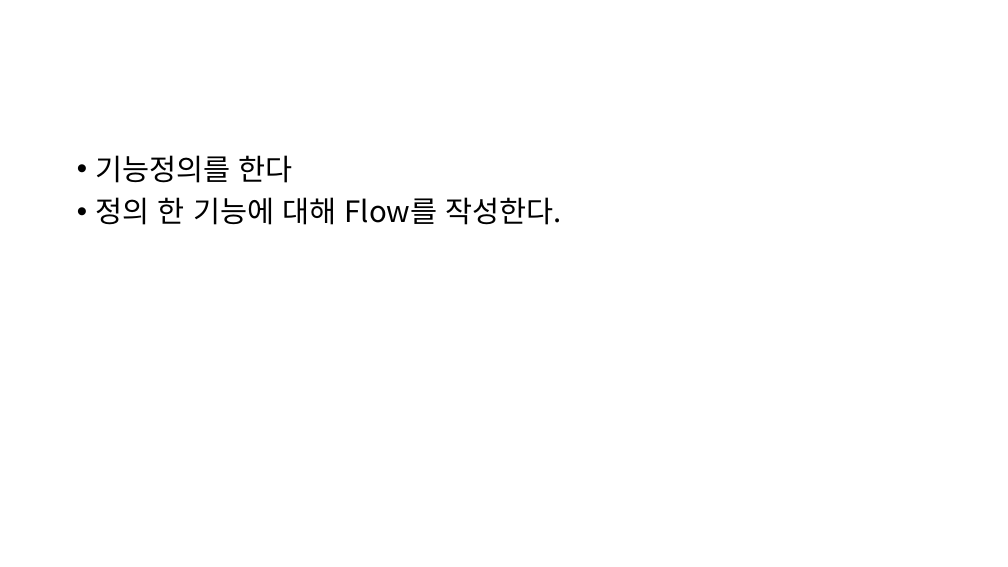
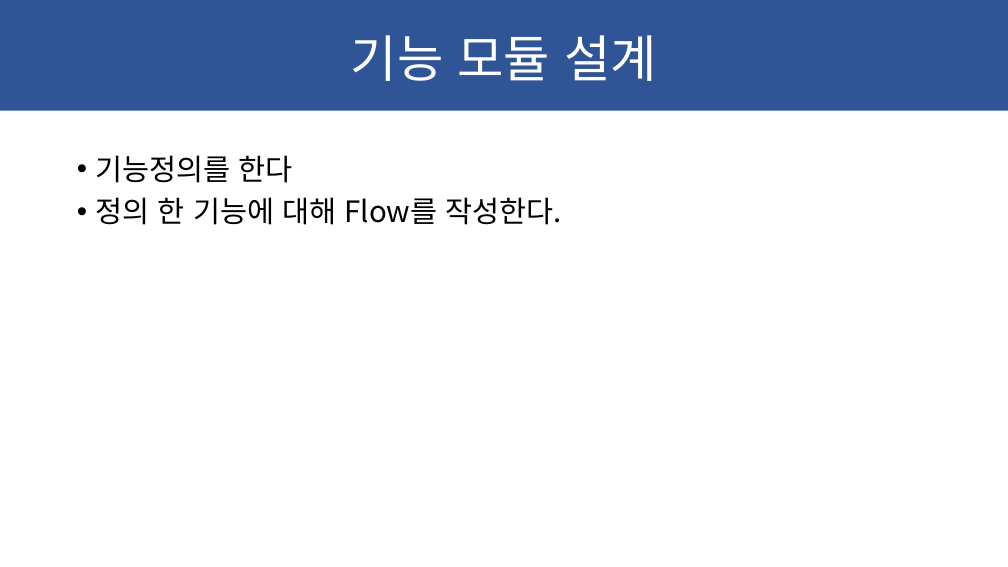
Before and after one commit to ChaeSung-Lee/DJ_InternShip, a slide deck: slide 30 of 2021_Summer/jp.hong/Project_BnC_jph.pptx. Drawn at 1008x567 pixels with LibreOffice and Linux fonts; fonts in the diff are those of the drawing. Boxes give left, top, right and bottom in pixels: in the first picture for what was removed or moved away, otherwise in the second. Text is boxed around its words. In the diff, an @@ line names an element or a change of style, - is before the commit and + after.

```diff
--- a/2021_Summer/jp.hong/Project_BnC_jph.pptx
+++ b/2021_Summer/jp.hong/Project_BnC_jph.pptx
@@ rectangle added at (0,0,1008,110), fill #2F5597 @@
@@ text added at (351,35,657,81), 48 pt, text #FFFFFF @@
+기능 모듈 설계
```
Also in this commit, not shown: 9 other slides changed, 2 slides added, 1 slide removed.
